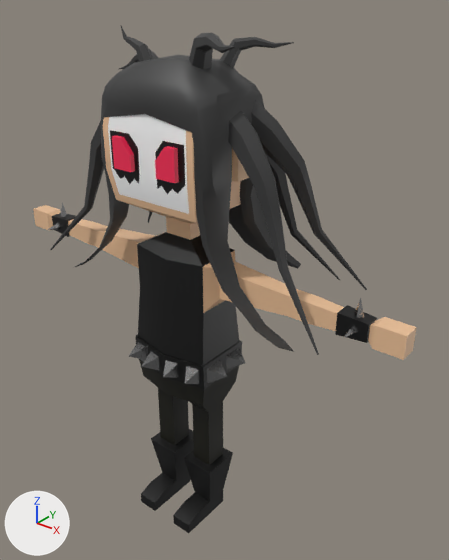
A saved change to the Blender file Art/Hussy HACKS/Evil Ali.blend.
The view is the same before and after, from a 50 mm camera at (1.195, -1.302, 1.741) aimed at (0.031, 0.153, 0.838). Every picture has the same lights, and +X, +Y and +Z are marked at lower left.

The older version as bpy lines, for what is in view:
```python
me_cube_015 = bpy.data.meshes.new('Cube.015')
me_cube_015.from_pydata(...)  # 1049 vertices, 969 faces; spans x -0.73..0.73, y -0.17..0.41, z 0.0..1.63
me_cube_015.polygons.foreach_set('use_smooth', [True] * 969)
# faces by material slot: [889, 80]
me_cube_015.materials.append(mat_vertex_colours)
me_cube_015.materials.append(mat_vertex_colours_metal)
ob_ali = bpy.data.objects.new('Ali', me_cube_015)
ob_ali.location = (0.0, 0.0, 0.0)
```
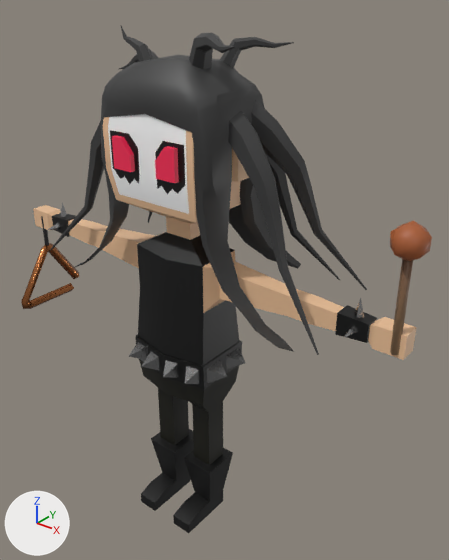
Pixel boxes [x1, y1, x2, y2] of what changed, in the pictures (449 x 560 px):
'Mallet', added: after [390, 221, 432, 355]
'Triangle', added: after [21, 216, 79, 309]
    faces in mat_vertex_colours_metal: [21, 243, 79, 309]

What changed in the scene script:
```text
Add me_cube_001:
    me_cube_001.from_pydata(...)  # 20 vertices, 26 faces; spans x -0.047..0.047, y -0.044..0.044, z -0.009..0.338
    me_cube_001.polygons.foreach_set('use_smooth', [True] * 26)
    me_cube_001.materials.append(mat_vertex_colours)
Add me_plane_001:
    me_plane_001.from_pydata(...)  # 40 vertices, 34 faces; spans x -0.018..0.018, y -0.144..0.132, z -0.125..0.219
    # faces by material slot: [28, 6]
    me_plane_001.materials.append(mat_vertex_colours_metal)
    me_plane_001.materials.append(mat_vertex_colours)
Add ob_mallet:
    ob_mallet = bpy.data.objects.new('Mallet', me_cube_001)
    ob_mallet.location = (0.709, -0.026, 0.92)
Add ob_triangle:
    ob_triangle = bpy.data.objects.new('Triangle', me_plane_001)
    ob_triangle.location = (-0.686, -0.022, 0.732)
```
